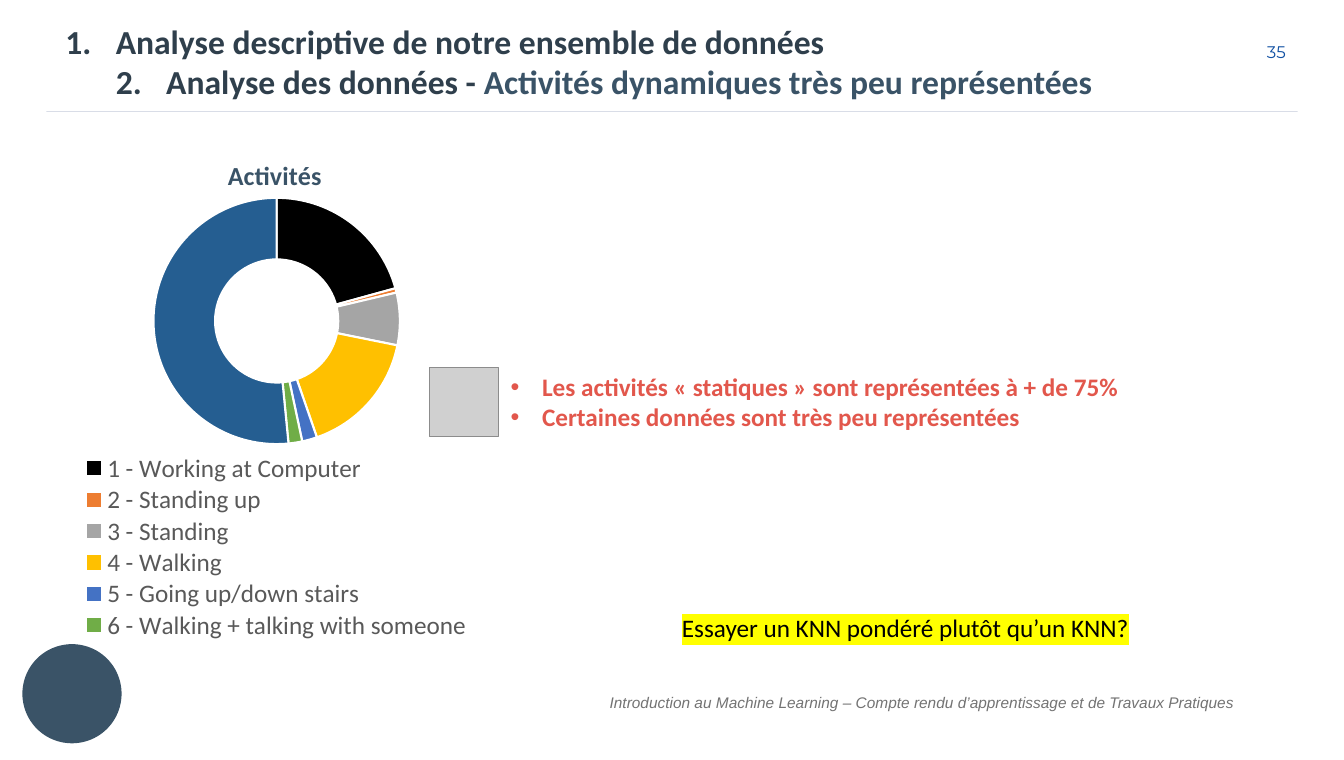
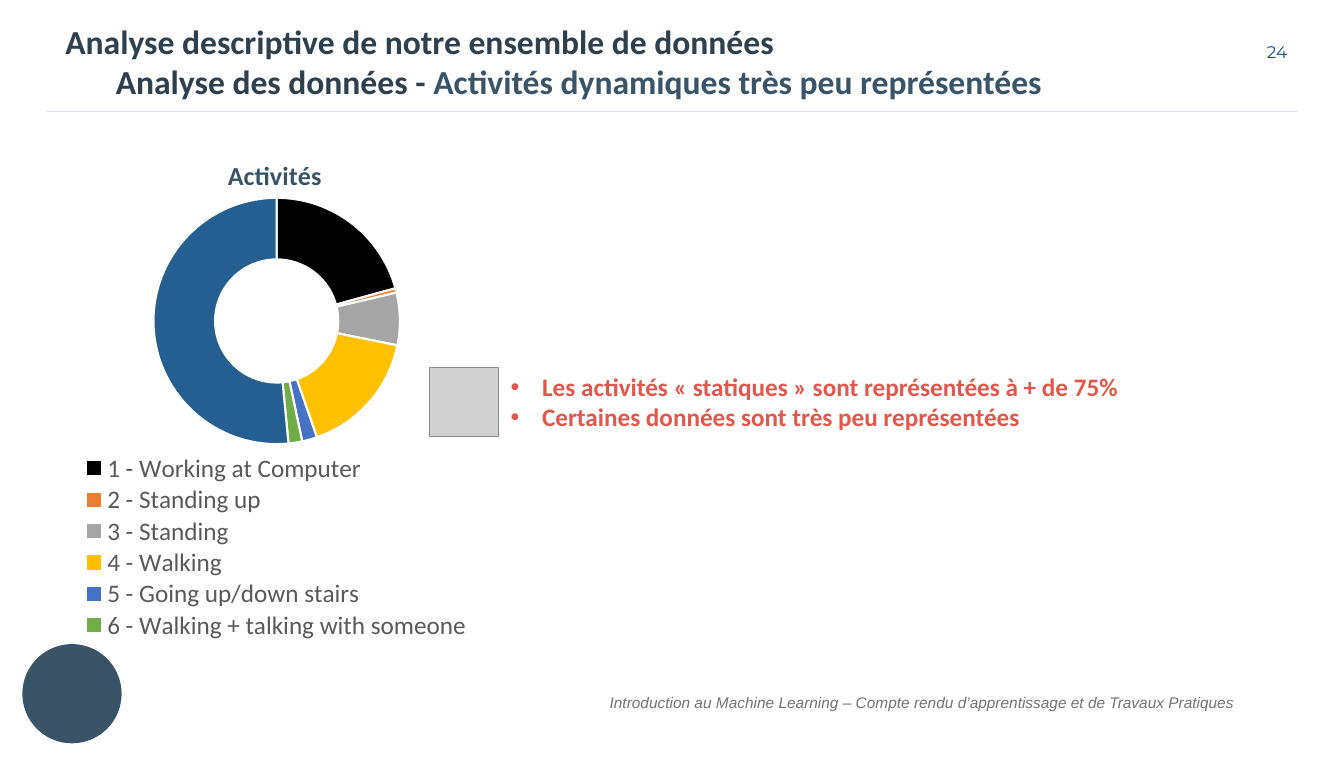
Before and after one commit to will-afs/IML, a slide deck: slide 25 of doc/Rapport.pptx (slide 36 before the commit). Drawn at 1344x760 pixels with LibreOffice and Linux fonts; fonts in the diff are those of the drawing; grey boxes stand for pictures; background and template pictures are left out. Boxes give left, top, right and bottom in pixels: in the first picture for what was removed or moved away, otherwise in the second. Text is boxed around its words. In the diff, an @@ line names an element or a change of style, - is before the commit and + after.

```diff
--- a/doc/Rapport.pptx
+++ b/doc/Rapport.pptx
@@ text "Analyse descriptive de notre ensemble ..." at (65,30,1041,100): bullet 1. to none @@
@@ page number at (1267,46,1287,58): text changed @@
-35
+24
@@ text removed at (682,619,1128,641) @@
-Essayer un KNN pondéré plutôt qu’un KNN?
```
Also in this commit, not shown: 11 other slides changed, 7 slides added, 6 slides removed, 26 other files.
